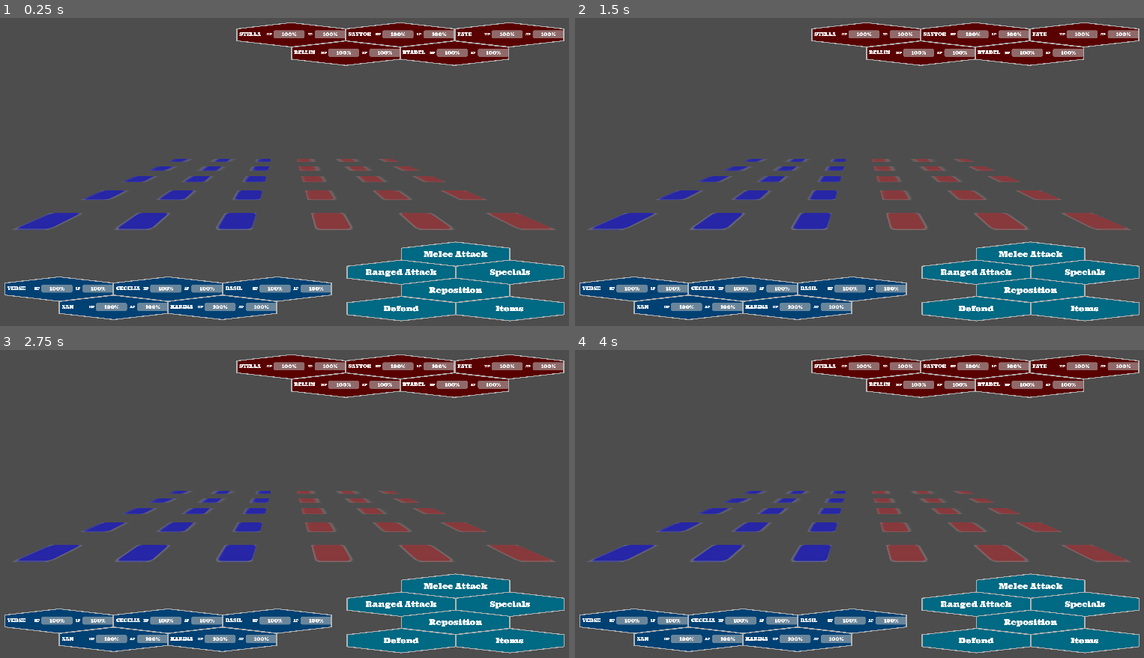
Above: before the commit, frames 1-4 (two rows, left to right).
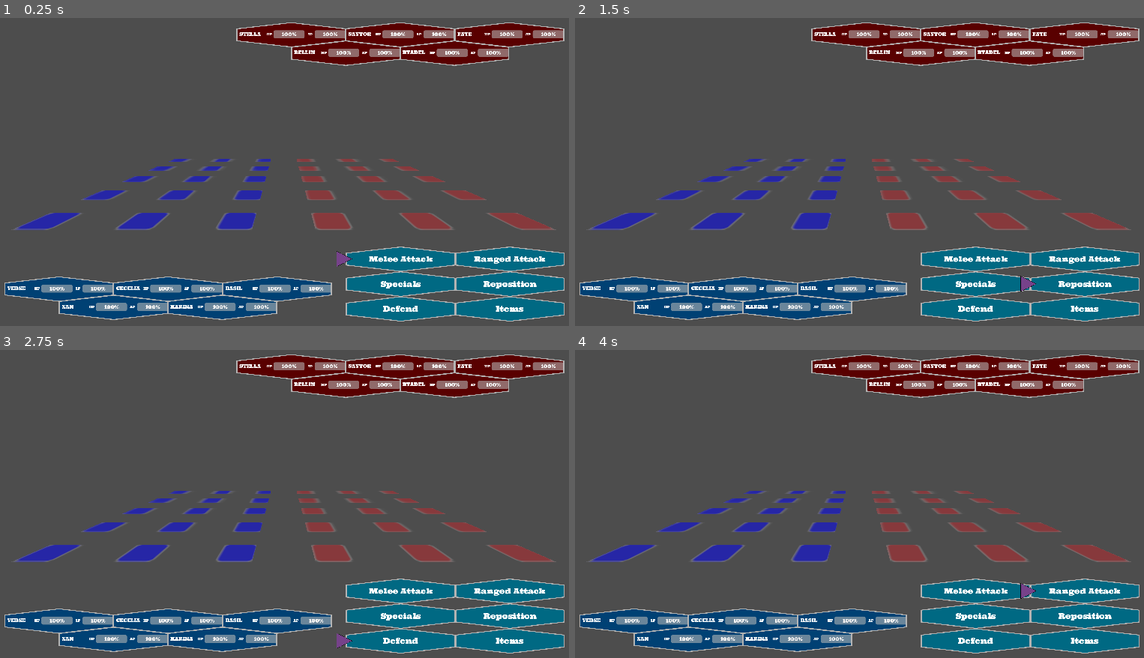
Above: after the commit, the same moments.

Repository: MaddieMiller02/ElanciaChroniclesGodot
Game: Godot game, scene res://Scenes/TestScenes/battle_template.tscn
Two runs of this game, one before a commit and one after it. Both use one fixed random seed, a clock stepped at 60 frames per second and the inputs below. The project has no main scene, so this scene is started directly.
Inputs:
- Up to frame 1 (0.25 s): no input
- Up to frame 2 (1.5 s): tap Enter at 0.5 s; hold Right (move_right) 0.53-1.28 s; hold Shift (dash) 0.53-1.28 s; tap Space at 1.25 s; hold Down (move_back) from 1.28 s (still down); tap Shift (dash) at 1.35 s
- Up to frame 3 (2.75 s): tap Enter at 2 s; release Down (move_back) at 2.03 s; hold Right (move_right) from 2.03 s (still down); hold Shift (dash) from 2.03 s (still down)
- Up to frame 4 (4 s): tap Space at 2.75 s; release Right (move_right) at 2.78 s; release Shift (dash) at 2.78 s; hold Up (move_forward) 2.78-3.53 s; tap Shift (dash) at 2.85 s; tap Enter at 3.5 s; hold Left (move_left) from 3.53 s (still down); hold Shift (dash) from 3.53 s (still down)

The runs differ from the first frame. In frame 1, 4.5% of the frame differs, in the area x 59-100%, y 72-99%; in frame 2, 4.4%; in frame 3, 4.5%; in frame 4, 4.4%.

Commit message:
Functional Menu Cursor
Fully functional menu cursor, with temporary adjustments to Action Menu UI design for the sake of functionality.

Diff:
--- a/elanciachronicles/Scenes/UI/BattleCanvas.tscn
+++ b/elanciachronicles/Scenes/UI/BattleCanvas.tscn
@@ -6,6 +6,7 @@
 [ext_resource type="Texture2D" uid="uid://dqahu7poxno1e" path="res://Art/UI/ui_hexagon_red.png" id="5_kd0u0"]
 [ext_resource type="Texture2D" uid="uid://dsd1561pk2vdb" path="res://Art/UI/ui_hexagon_cyan.png" id="5_r7qec"]
 [ext_resource type="Texture2D" uid="uid://bqo8756i8p6kc" path="res://Art/UI/UI_window_blue.png" id="6_pq5mx"]
+[ext_resource type="PackedScene" uid="uid://brslib2v2l2h8" path="res://Scenes/UI/MenuCursor.tscn" id="7_4qu8s"]
 
 [node name="BattleCanvas" type="CanvasLayer"]
 
@@ -594,182 +595,152 @@
 [node name="Control_ActionMenu" type="Control" parent="."]
 layout_mode = 3
 anchors_preset = 0
-offset_left = 151.0
-offset_top = 72.0
-offset_right = 191.0
-offset_bottom = 112.0
-
-[node name="Control_Melee" type="Control" parent="Control_ActionMenu"]
-anchors_preset = 0
-offset_right = 40.0
-offset_bottom = 40.0
-
-[node name="UI_Hexagon1" type="TextureRect" parent="Control_ActionMenu/Control_Melee"]
-layout_mode = 0
-offset_left = 1184.0
-offset_top = 696.0
-offset_right = 1536.0
-offset_bottom = 777.0
+offset_left = 1159.0
+offset_top = 784.0
+offset_right = 1199.0
+offset_bottom = 824.0
+
+[node name="GridContainer" type="GridContainer" parent="Control_ActionMenu"]
+layout_mode = 0
+offset_right = 350.0
+offset_bottom = 160.0
+theme_override_constants/h_separation = 350
+theme_override_constants/v_separation = 80
+columns = 2
+
+[node name="Control_Melee" type="Control" parent="Control_ActionMenu/GridContainer"]
+layout_mode = 2
+
+[node name="UI_Hexagon1" type="TextureRect" parent="Control_ActionMenu/GridContainer/Control_Melee"]
+layout_mode = 0
+offset_right = 352.0
+offset_bottom = 81.0
 texture = ExtResource("5_r7qec")
 expand_mode = 1
 
-[node name="MarginContainer" type="MarginContainer" parent="Control_ActionMenu/Control_Melee"]
-layout_mode = 0
-offset_left = 1212.0
-offset_top = 712.0
-offset_right = 1508.0
-offset_bottom = 760.0
-
-[node name="Label" type="Label" parent="Control_ActionMenu/Control_Melee/MarginContainer"]
+[node name="MarginContainer" type="MarginContainer" parent="Control_ActionMenu/GridContainer/Control_Melee"]
+layout_mode = 0
+offset_left = 28.0
+offset_top = 16.0
+offset_right = 324.0
+offset_bottom = 64.0
+
+[node name="Label" type="Label" parent="Control_ActionMenu/GridContainer/Control_Melee/MarginContainer"]
 layout_mode = 2
 theme_override_font_sizes/font_size = 25
 text = "Melee Attack"
 horizontal_alignment = 1
 
-[node name="Control_Ranged" type="Control" parent="Control_ActionMenu"]
-layout_mode = 3
-anchors_preset = 0
-offset_left = -174.0
-offset_top = 58.0
-offset_right = -134.0
-offset_bottom = 98.0
-
-[node name="UI_Hexagon1" type="TextureRect" parent="Control_ActionMenu/Control_Ranged"]
-layout_mode = 0
-offset_left = 1184.0
-offset_top = 696.0
-offset_right = 1536.0
-offset_bottom = 777.0
+[node name="Control_Ranged" type="Control" parent="Control_ActionMenu/GridContainer"]
+layout_mode = 2
+
+[node name="UI_Hexagon1" type="TextureRect" parent="Control_ActionMenu/GridContainer/Control_Ranged"]
+layout_mode = 0
+offset_right = 352.0
+offset_bottom = 81.0
 texture = ExtResource("5_r7qec")
 expand_mode = 1
 
-[node name="MarginContainer" type="MarginContainer" parent="Control_ActionMenu/Control_Ranged"]
-layout_mode = 0
-offset_left = 1212.0
-offset_top = 712.0
-offset_right = 1508.0
-offset_bottom = 760.0
-
-[node name="Label" type="Label" parent="Control_ActionMenu/Control_Ranged/MarginContainer"]
+[node name="MarginContainer" type="MarginContainer" parent="Control_ActionMenu/GridContainer/Control_Ranged"]
+layout_mode = 0
+offset_left = 28.0
+offset_top = 16.0
+offset_right = 324.0
+offset_bottom = 64.0
+
+[node name="Label" type="Label" parent="Control_ActionMenu/GridContainer/Control_Ranged/MarginContainer"]
 layout_mode = 2
 theme_override_font_sizes/font_size = 25
 text = "Ranged Attack"
 horizontal_alignment = 1
 
-[node name="Control_Specials" type="Control" parent="Control_ActionMenu"]
-layout_mode = 3
-anchors_preset = 0
-offset_left = 174.0
-offset_top = 58.0
-offset_right = 214.0
-offset_bottom = 98.0
-
-[node name="UI_Hexagon1" type="TextureRect" parent="Control_ActionMenu/Control_Specials"]
-layout_mode = 0
-offset_left = 1184.0
-offset_top = 696.0
-offset_right = 1536.0
-offset_bottom = 777.0
+[node name="Control_Specials" type="Control" parent="Control_ActionMenu/GridContainer"]
+layout_mode = 2
+
+[node name="UI_Hexagon1" type="TextureRect" parent="Control_ActionMenu/GridContainer/Control_Specials"]
+layout_mode = 0
+offset_right = 352.0
+offset_bottom = 81.0
 texture = ExtResource("5_r7qec")
 expand_mode = 1
 
-[node name="MarginContainer" type="MarginContainer" parent="Control_ActionMenu/Control_Specials"]
-layout_mode = 0
-offset_left = 1212.0
-offset_top = 712.0
-offset_right = 1508.0
-offset_bottom = 760.0
-
-[node name="Label" type="Label" parent="Control_ActionMenu/Control_Specials/MarginContainer"]
+[node name="MarginContainer" type="MarginContainer" parent="Control_ActionMenu/GridContainer/Control_Specials"]
+layout_mode = 0
+offset_left = 28.0
+offset_top = 16.0
+offset_right = 324.0
+offset_bottom = 64.0
+
+[node name="Label" type="Label" parent="Control_ActionMenu/GridContainer/Control_Specials/MarginContainer"]
 layout_mode = 2
 theme_override_font_sizes/font_size = 25
 text = "Specials"
 horizontal_alignment = 1
 
-[node name="Control_Reposition" type="Control" parent="Control_ActionMenu"]
-layout_mode = 3
-anchors_preset = 0
-offset_top = 116.0
-offset_right = 40.0
-offset_bottom = 156.0
-
-[node name="UI_Hexagon1" type="TextureRect" parent="Control_ActionMenu/Control_Reposition"]
-layout_mode = 0
-offset_left = 1184.0
-offset_top = 696.0
-offset_right = 1536.0
-offset_bottom = 777.0
+[node name="Control_Reposition" type="Control" parent="Control_ActionMenu/GridContainer"]
+layout_mode = 2
+
+[node name="UI_Hexagon1" type="TextureRect" parent="Control_ActionMenu/GridContainer/Control_Reposition"]
+layout_mode = 0
+offset_right = 352.0
+offset_bottom = 81.0
 texture = ExtResource("5_r7qec")
 expand_mode = 1
 
-[node name="MarginContainer" type="MarginContainer" parent="Control_ActionMenu/Control_Reposition"]
-layout_mode = 0
-offset_left = 1212.0
-offset_top = 712.0
-offset_right = 1508.0
-offset_bottom = 760.0
-
-[node name="Label" type="Label" parent="Control_ActionMenu/Control_Reposition/MarginContainer"]
+[node name="MarginContainer" type="MarginContainer" parent="Control_ActionMenu/GridContainer/Control_Reposition"]
+layout_mode = 0
+offset_left = 28.0
+offset_top = 16.0
+offset_right = 324.0
+offset_bottom = 64.0
+
+[node name="Label" type="Label" parent="Control_ActionMenu/GridContainer/Control_Reposition/MarginContainer"]
 layout_mode = 2
 theme_override_font_sizes/font_size = 25
 text = "Reposition"
 horizontal_alignment = 1
 
-[node name="Control_Defend" type="Control" parent="Control_ActionMenu"]
-layout_mode = 3
-anchors_preset = 0
-offset_left = -174.0
-offset_top = 175.0
-offset_right = -134.0
-offset_bottom = 215.0
-
-[node name="UI_Hexagon1" type="TextureRect" parent="Control_ActionMenu/Control_Defend"]
-layout_mode = 0
-offset_left = 1184.0
-offset_top = 696.0
-offset_right = 1536.0
-offset_bottom = 777.0
+[node name="Control_Defend" type="Control" parent="Control_ActionMenu/GridContainer"]
+layout_mode = 2
+
+[node name="UI_Hexagon1" type="TextureRect" parent="Control_ActionMenu/GridContainer/Control_Defend"]
+layout_mode = 0
+offset_right = 352.0
+offset_bottom = 81.0
 texture = ExtResource("5_r7qec")
 expand_mode = 1
 
-[node name="MarginContainer" type="MarginContainer" parent="Control_ActionMenu/Control_Defend"]
-layout_mode = 0
-offset_left = 1212.0
-offset_top = 712.0
-offset_right = 1508.0
-offset_bottom = 760.0
-
-[node name="Label" type="Label" parent="Control_ActionMenu/Control_Defend/MarginContainer"]
+[node name="MarginContainer" type="MarginContainer" parent="Control_ActionMenu/GridContainer/Control_Defend"]
+layout_mode = 0
+offset_left = 28.0
+offset_top = 16.0
+offset_right = 324.0
+offset_bottom = 64.0
+
+[node name="Label" type="Label" parent="Control_ActionMenu/GridContainer/Control_Defend/MarginContainer"]
 layout_mode = 2
 theme_override_font_sizes/font_size = 25
 text = "Defend"
 horizontal_alignment = 1
 
-[node name="Control_Items" type="Control" parent="Control_ActionMenu"]
-layout_mode = 3
-anchors_preset = 0
-offset_left = 174.0
-offset_top = 175.0
-offset_right = 214.0
-offset_bottom = 215.0
-
-[node name="UI_Hexagon1" type="TextureRect" parent="Control_ActionMenu/Control_Items"]
-layout_mode = 0
-offset_left = 1184.0
-offset_top = 696.0
-offset_right = 1536.0
-offset_bottom = 777.0
+[node name="Control_Items" type="Control" parent="Control_ActionMenu/GridContainer"]
+layout_mode = 2
+
+[node name="UI_Hexagon1" type="TextureRect" parent="Control_ActionMenu/GridContainer/Control_Items"]
+layout_mode = 0
+offset_right = 352.0
+offset_bottom = 81.0
 texture = ExtResource("5_r7qec")
 expand_mode = 1
 
-[node name="MarginContainer" type="MarginContainer" parent="Control_ActionMenu/Control_Items"]
-layout_mode = 0
-offset_left = 1212.0
-offset_top = 712.0
-offset_right = 1508.0
-offset_bottom = 760.0
-
-[node name="Label" type="Label" parent="Control_ActionMenu/Control_Items/MarginContainer"]
+[node name="MarginContainer" type="MarginContainer" parent="Control_ActionMenu/GridContainer/Control_Items"]
+layout_mode = 0
+offset_left = 28.0
+offset_top = 16.0
+offset_right = 324.0
+offset_bottom = 64.0
+
+[node name="Label" type="Label" parent="Control_ActionMenu/GridContainer/Control_Items/MarginContainer"]
 layout_mode = 2
 theme_override_font_sizes/font_size = 25
 text = "Items"
@@ -1083,4 +1054,8 @@
 vertical_alignment = 2
 autowrap_mode = 2
 
+[node name="MenuCursor" parent="." instance=ExtResource("7_4qu8s")]
+menu_parent_path = NodePath("../Control_ActionMenu/GridContainer")
+cursor_offset = Vector2(30, -15)
+
 [editable path="Control_EnemyUI/Control_Enemy1"]
--- a/elanciachronicles/Scenes/UI/MenuCursor.tscn
+++ b/elanciachronicles/Scenes/UI/MenuCursor.tscn
@@ -1,30 +1,7 @@
 [gd_scene load_steps=3 format=3 uid="uid://brslib2v2l2h8"]
 
 [ext_resource type="Texture2D" uid="uid://cpoje8d3un43w" path="res://Art/TestCursor.png" id="1_bhrxa"]
-
-[sub_resource type="GDScript" id="GDScript_6auh8"]
-script/source = "extends TextureRect
-
-const OFFSET: Vector2 = Vector2(-8, 4)
-
-var target: Node = null
-
-func _ready():
-	get_viewport().get_focus_changed.connect(_on_viewport_gui_focus_changed)
-	set_process(false)
-
-func _process(_delta: float) -> void:
-	global_position = target.global_position + OFFSET
-
-func _on_viewport_gui_focus_changed(node: Control) -> void:
-	if node is BaseButton:
-		target = node
-		show()
-		set_process(true)
-	else:
-		hide()
-		set_process(false)
-"
+[ext_resource type="Script" path="res://Scripts/menu_cursor.gd" id="2_fnm23"]
 
 [node name="MenuCursor" type="TextureRect"]
 anchors_preset = 15
@@ -36,4 +13,4 @@
 grow_vertical = 2
 texture = ExtResource("1_bhrxa")
 stretch_mode = 4
-script = SubResource("GDScript_6auh8")
+script = ExtResource("2_fnm23")
--- /dev/null
+++ b/elanciachronicles/Scripts/menu_cursor.gd
@@ -0,0 +1,49 @@
+extends TextureRect
+
+@export var menu_parent_path:NodePath
+@export var cursor_offset:Vector2
+
+@onready var menu_parent := get_node(menu_parent_path)
+
+var cursor_index:int = 0
+
+func _process(delta):
+	var input := Vector2.ZERO
+
+	if Input.is_action_just_pressed("ui_up"):
+		input.y -= 1
+	if Input.is_action_just_pressed("ui_down"):
+		input.y += 1
+	if Input.is_action_just_pressed("ui_left"):
+		input.x -= 1
+	if Input.is_action_just_pressed("ui_right"):
+		input.x += 1
+
+	if menu_parent is VBoxContainer:
+		set_cursor_from_index(cursor_index + input.y)
+	elif menu_parent is HBoxContainer:
+		set_cursor_from_index(cursor_index + input.x)
+	elif menu_parent is GridContainer:
+		set_cursor_from_index(cursor_index + input.x + input.y * menu_parent.columns)
+
+func get_menu_item_at_index(index:int) -> Control:
+		if menu_parent == null:
+			return null
+
+		if index >= menu_parent.get_child_count() or index < 0:
+			return null
+
+		return menu_parent.get_child(index) as Control
+
+
+func set_cursor_from_index(index:int) -> void:
+	var menu_item := get_menu_item_at_index(index)
+
+	if menu_item == null:
+		return
+
+	var position = menu_item.global_position
+	var size = menu_item.size
+
+	global_position = Vector2(position.x, position.y + size.y / 2.0) - (size / 2.0) - cursor_offset
+	cursor_index = index
--- a/elanciachronicles/project.godot
+++ b/elanciachronicles/project.godot
@@ -31,6 +31,38 @@
 
 [input]
 
+ui_left={
+"deadzone": 0.5,
+"events": [Object(InputEventKey,"resource_local_to_scene":false,"resource_name":"","device":0,"window_id":0,"alt_pressed":false,"shift_pressed":false,"ctrl_pressed":false,"meta_pressed":false,"pressed":false,"keycode":4194319,"physical_keycode":0,"key_label":0,"unicode":0,"location":0,"echo":false,"script":null)
+, Object(InputEventJoypadButton,"resource_local_to_scene":false,"resource_name":"","device":0,"button_index":13,"pressure":0.0,"pressed":false,"script":null)
+, Object(InputEventJoypadMotion,"resource_local_to_scene":false,"resource_name":"","device":0,"axis":0,"axis_value":-1.0,"script":null)
+, Object(InputEventKey,"resource_local_to_scene":false,"resource_name":"","device":-1,"window_id":0,"alt_pressed":false,"shift_pressed":false,"ctrl_pressed":false,"meta_pressed":false,"pressed":false,"keycode":0,"physical_keycode":4194319,"key_label":0,"unicode":0,"location":0,"echo":false,"script":null)
+]
+}
+ui_right={
+"deadzone": 0.5,
+"events": [Object(InputEventKey,"resource_local_to_scene":false,"resource_name":"","device":0,"window_id":0,"alt_pressed":false,"shift_pressed":false,"ctrl_pressed":false,"meta_pressed":false,"pressed":false,"keycode":4194321,"physical_keycode":0,"key_label":0,"unicode":0,"location":0,"echo":false,"script":null)
+, Object(InputEventJoypadButton,"resource_local_to_scene":false,"resource_name":"","device":0,"button_index":14,"pressure":0.0,"pressed":false,"script":null)
+, Object(InputEventJoypadMotion,"resource_local_to_scene":false,"resource_name":"","device":0,"axis":0,"axis_value":1.0,"script":null)
+, Object(InputEventKey,"resource_local_to_scene":false,"resource_name":"","device":-1,"window_id":0,"alt_pressed":false,"shift_pressed":false,"ctrl_pressed":false,"meta_pressed":false,"pressed":false,"keycode":0,"physical_keycode":4194321,"key_label":0,"unicode":0,"location":0,"echo":false,"script":null)
+]
+}
+ui_up={
+"deadzone": 0.5,
+"events": [Object(InputEventKey,"resource_local_to_scene":false,"resource_name":"","device":0,"window_id":0,"alt_pressed":false,"shift_pressed":false,"ctrl_pressed":false,"meta_pressed":false,"pressed":false,"keycode":4194320,"physical_keycode":0,"key_label":0,"unicode":0,"location":0,"echo":false,"script":null)
+, Object(InputEventJoypadButton,"resource_local_to_scene":false,"resource_name":"","device":0,"button_index":11,"pressure":0.0,"pressed":false,"script":null)
+, Object(InputEventJoypadMotion,"resource_local_to_scene":false,"resource_name":"","device":0,"axis":1,"axis_value":-1.0,"script":null)
+, Object(InputEventKey,"resource_local_to_scene":false,"resource_name":"","device":-1,"window_id":0,"alt_pressed":false,"shift_pressed":false,"ctrl_pressed":false,"meta_pressed":false,"pressed":false,"keycode":0,"physical_keycode":4194320,"key_label":0,"unicode":0,"location":0,"echo":false,"script":null)
+]
+}
+ui_down={
+"deadzone": 0.5,
+"events": [Object(InputEventKey,"resource_local_to_scene":false,"resource_name":"","device":0,"window_id":0,"alt_pressed":false,"shift_pressed":false,"ctrl_pressed":false,"meta_pressed":false,"pressed":false,"keycode":4194322,"physical_keycode":0,"key_label":0,"unicode":0,"location":0,"echo":false,"script":null)
+, Object(InputEventJoypadButton,"resource_local_to_scene":false,"resource_name":"","device":0,"button_index":12,"pressure":0.0,"pressed":false,"script":null)
+, Object(InputEventJoypadMotion,"resource_local_to_scene":false,"resource_name":"","device":0,"axis":1,"axis_value":1.0,"script":null)
+, Object(InputEventKey,"resource_local_to_scene":false,"resource_name":"","device":-1,"window_id":0,"alt_pressed":false,"shift_pressed":false,"ctrl_pressed":false,"meta_pressed":false,"pressed":false,"keycode":0,"physical_keycode":4194322,"key_label":0,"unicode":0,"location":0,"echo":false,"script":null)
+]
+}
 move_forward={
 "deadzone": 0.5,
 "events": [Object(InputEventKey,"resource_local_to_scene":false,"resource_name":"","device":-1,"window_id":0,"alt_press …(195 unchanged characters)…
Not shown: 1 places in elanciachronicles/Scenes/UI/BattleCanvas.tscn that only renumber resources
